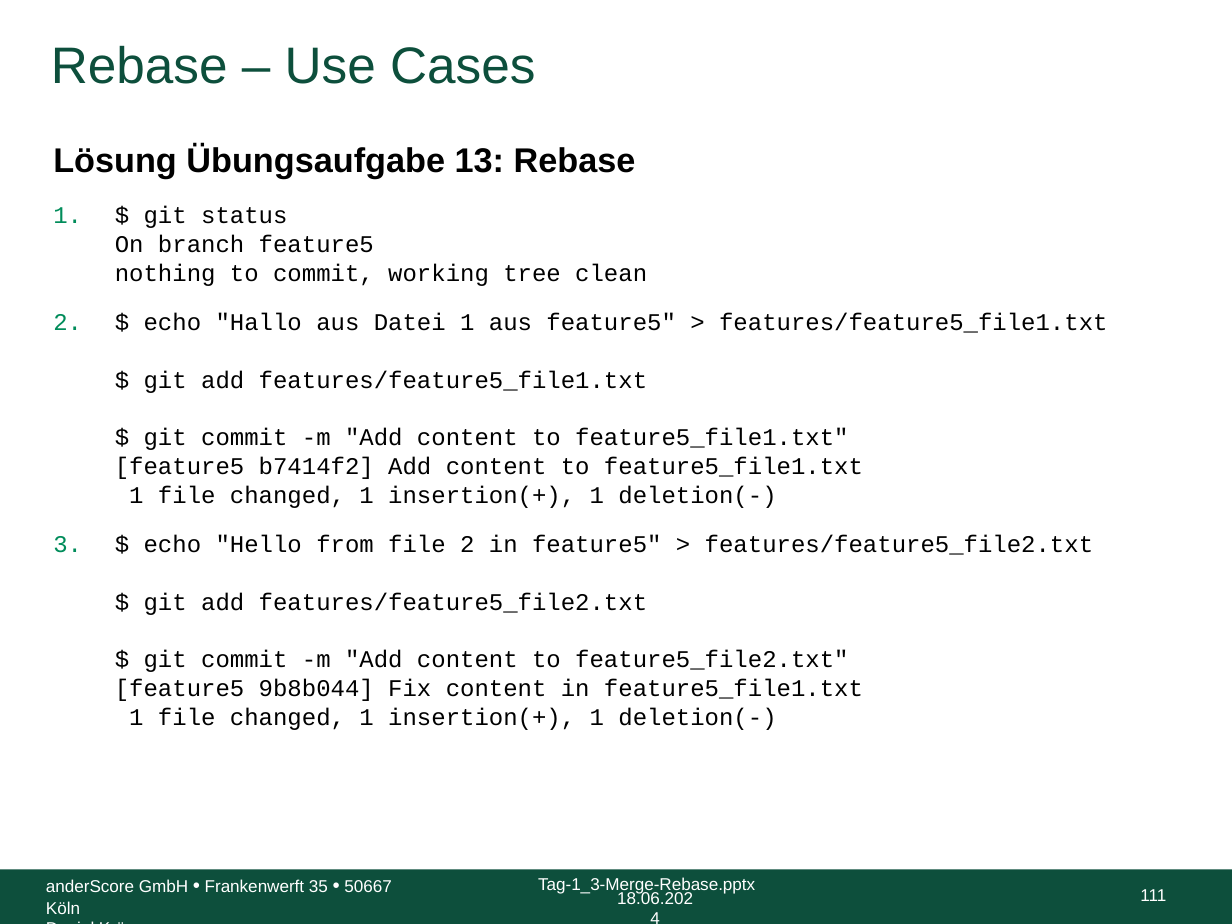
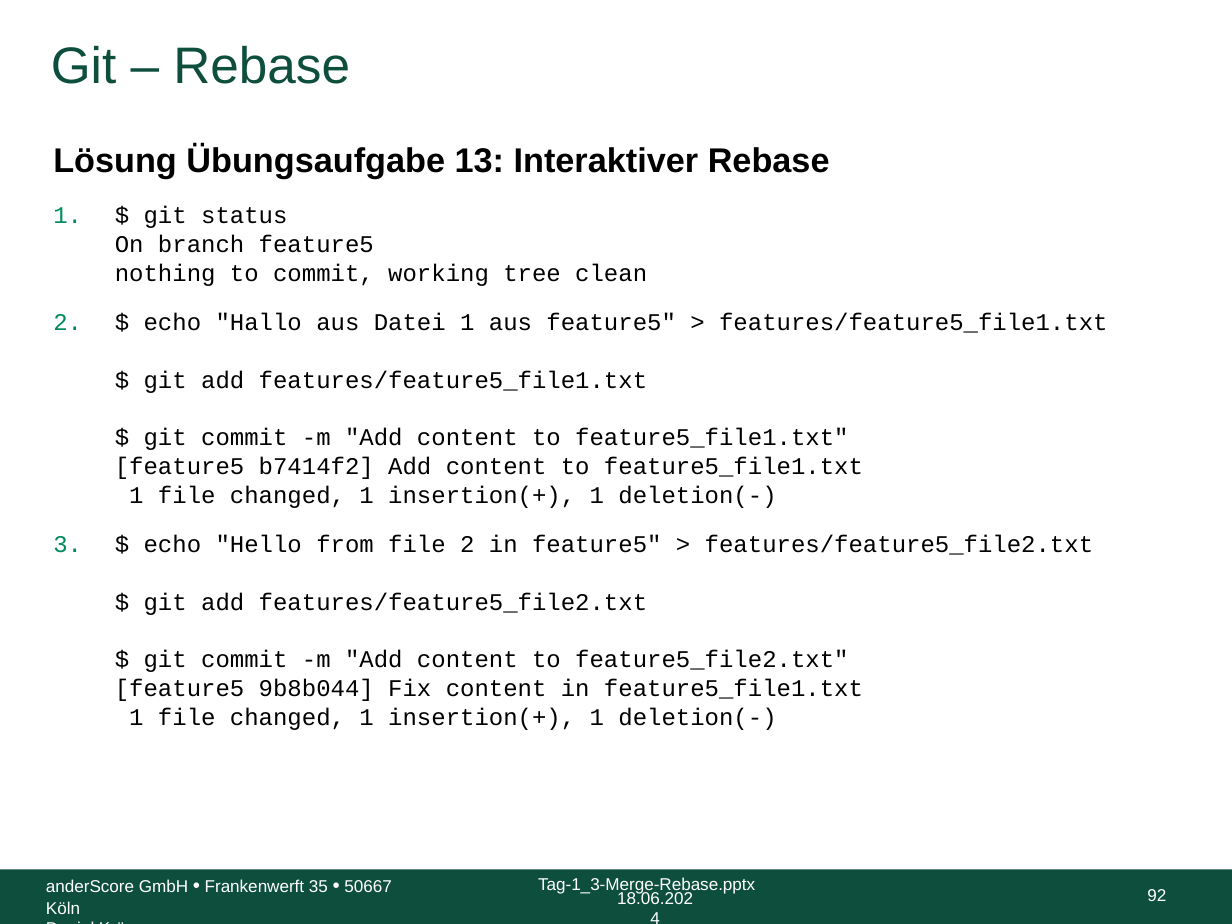
Before and after one commit to anderscore-gmbh/gitlab, a slide deck: slide 92 of slides/Tag-1_3-Merge-Rebase.pptx (slide 111 before the commit). Drawn at 1232x924 pixels with LibreOffice and Linux fonts; fonts in the diff are those of the drawing; background and template pictures are left out. Boxes give left, top, right and bottom in pixels: in the first picture for what was removed or moved away, otherwise in the second. Text is boxed around its words. In the diff, an @@ line names an element or a change of style, - is before the commit and + after.

```diff
--- a/slides/Tag-1_3-Merge-Rebase.pptx
+++ b/slides/Tag-1_3-Merge-Rebase.pptx
@@ title at (x1=51, y1=45, x2=350, y2=84): text changed @@
-Rebase – Use Cases
+Git – Rebase
@@ text at (x1=53, y1=145, x2=830, y2=179): text changed @@
-Lösung Übungsaufgabe 13: Rebase
+Lösung Übungsaufgabe 13: Interaktiver Rebase
@@ page number at (x1=1147, y1=889, x2=1166, y2=901): text changed @@
-111
+92
```
Also in this commit, not shown: 8 other slides changed, 2 other files.
